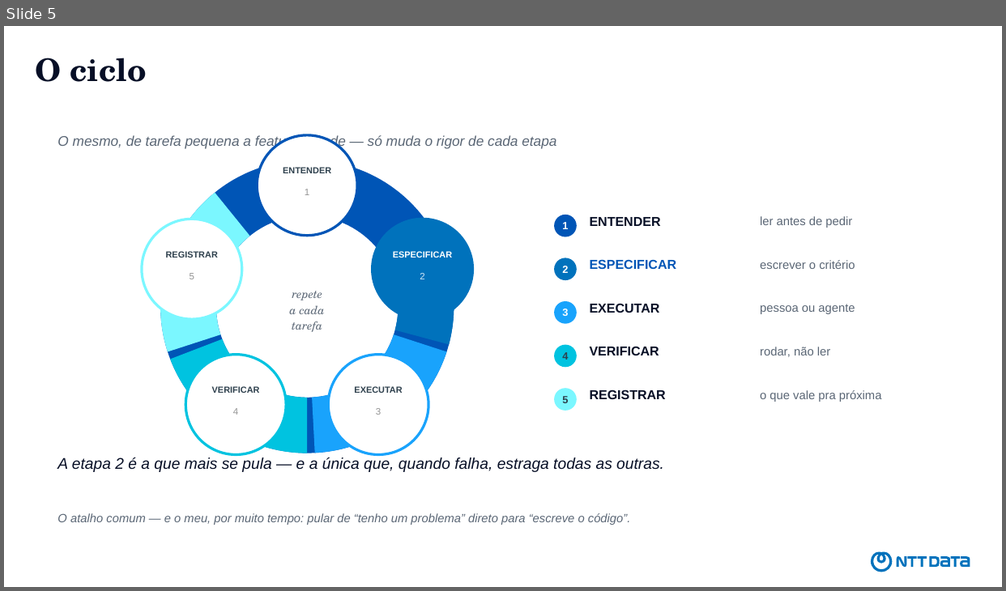
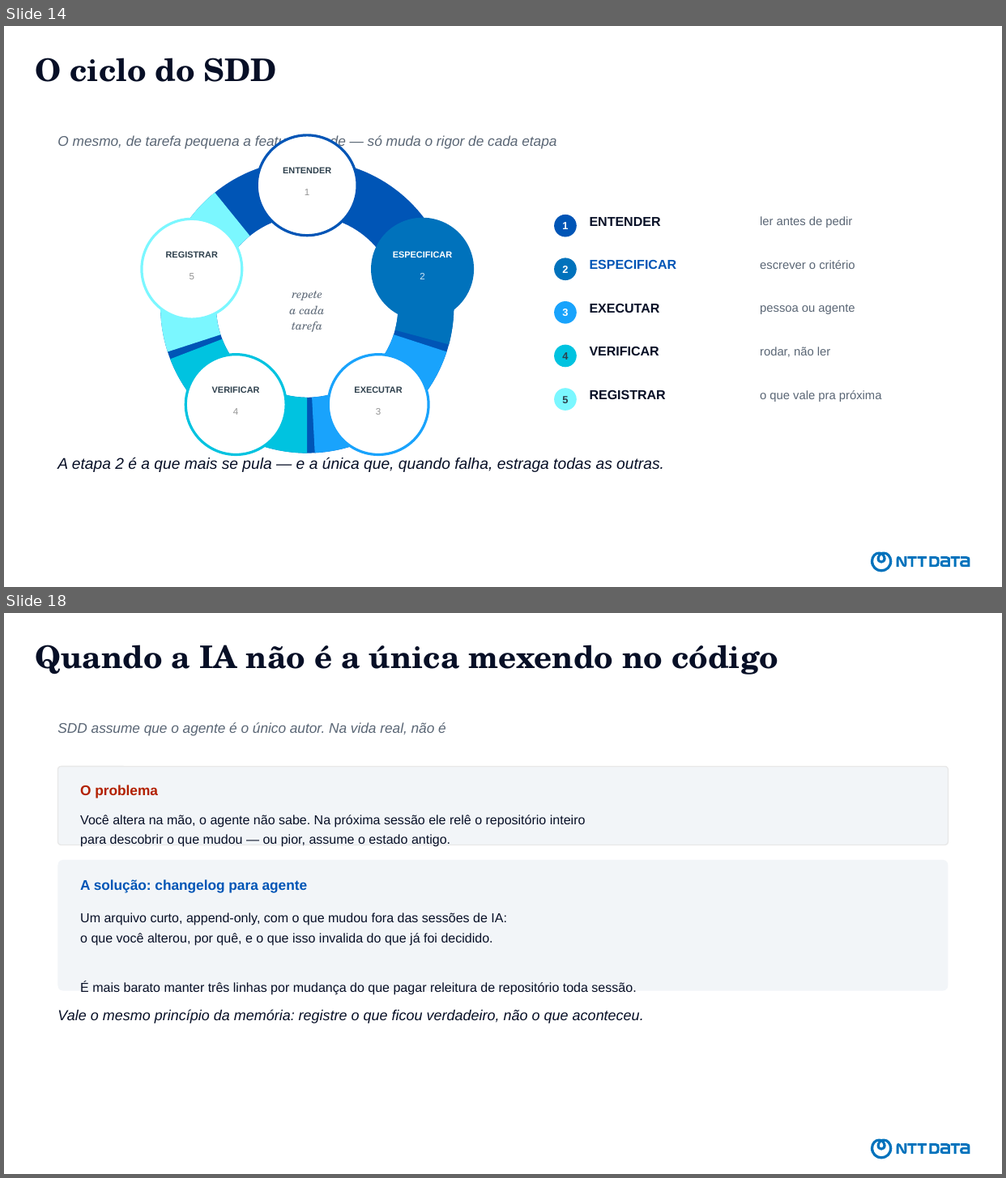
Before and after one commit to devdiasbr/boas-praticas-ia, a slide deck: apresentacao/como-eu-uso-ia.pptx. Shown one above the other, each under a label of ours: slide 5 before the commit, slides 14 and 18 after it; the slides between them are not shown. The pictures are 1006x591 and 1006x1178 pixels, drawn with LibreOffice and Linux fonts; fonts in the diff are those of the drawing. Boxes give left, top, right and bottom in pixels: in the first picture for what was removed or moved away, otherwise in the second. Text is boxed around its words. In the diff, an @@ line names an element or a change of style, - is before the commit and + after.

```diff
--- a/apresentacao/como-eu-uso-ia.pptx
+++ b/apresentacao/como-eu-uso-ia.pptx
@@ slide 18 added at bbox=[4, 613, 1002, 1174], background #FFFFFF; not listed: 1 template element that a slide beside it also shows @@
@@ title added at bbox=[35, 645, 778, 675], 30 pt, text #070F26, bold @@
+Quando a IA não é a única mexendo no código
@@ text added at bbox=[57, 722, 446, 736], 13.5 pt, text #5A6675, italic @@
+SDD assume que o agente é o único autor. Na vida real, não é
@@ rounded rectangle added at bbox=[58, 766, 948, 845], fill #F2F5F8, outline #E8E8E8 1 pt @@
@@ text added at bbox=[80, 785, 158, 798], 13.5 pt, text #B22000, bold @@
+O problema
@@ text added at bbox=[80, 815, 586, 847], 12.5 pt, text #070F26 @@
+Você altera na mão, o agente não sabe. Na próxima sessão ele relê o repositório inteiro
+para descobrir o que mudou — ou pior, assume o estado antigo.
@@ rounded rectangle added at bbox=[58, 860, 948, 991], fill #F2F5F8 @@
@@ text added at bbox=[80, 879, 308, 893], 13.5 pt, text #0055B6, bold @@
+A solução: changelog para agente
@@ text added at bbox=[80, 913, 636, 995], 12.5 pt, text #070F26 @@
+Um arquivo curto, append-only, com o que mudou fora das sessões de IA:
+o que você alterou, por quê, e o que isso invalida do que já foi decidido.
+É mais barato manter três linhas por mudança do que pagar releitura de repositório toda sessão.
@@ text added at bbox=[57, 1009, 644, 1024], 14 pt, text #070F26, italic @@
+Vale o mesmo princípio da memória: registre o que ficou verdadeiro, não o que aconteceu.
@@ what was slide 5 is now slide 14 @@
@@ slide 14 changed as well @@
@@ title at bbox=[35, 58, 277, 82]: text changed @@
-O ciclo
+O ciclo do SDD
@@ text removed at bbox=[57, 514, 631, 525] @@
-O atalho comum — e o meu, por muito tempo: pular de “tenho um problema” direto para “escreve o código”.
```
Also in this commit, not shown: 6 other slides changed, 16 other slides added, 15 slides removed, 2 other files.
